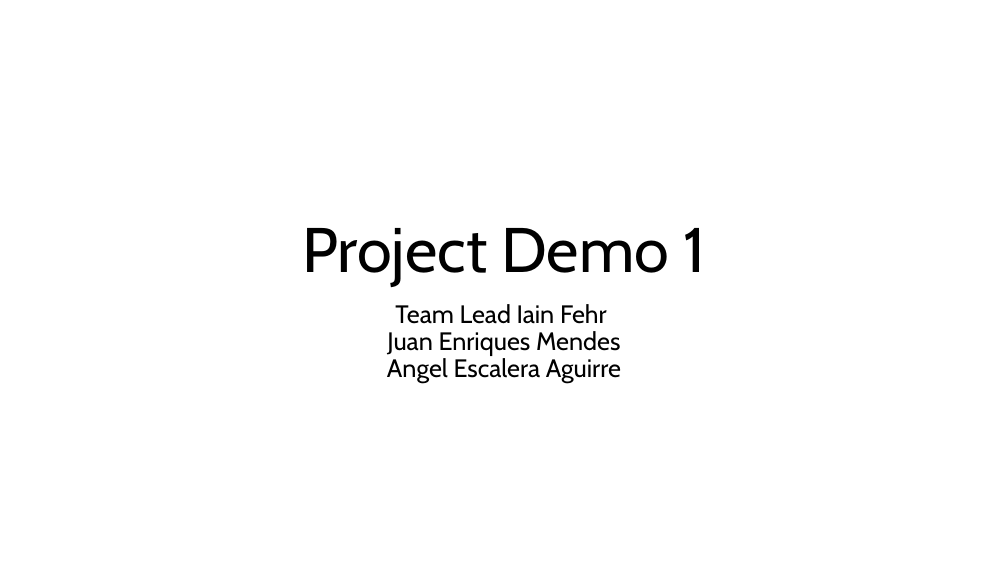
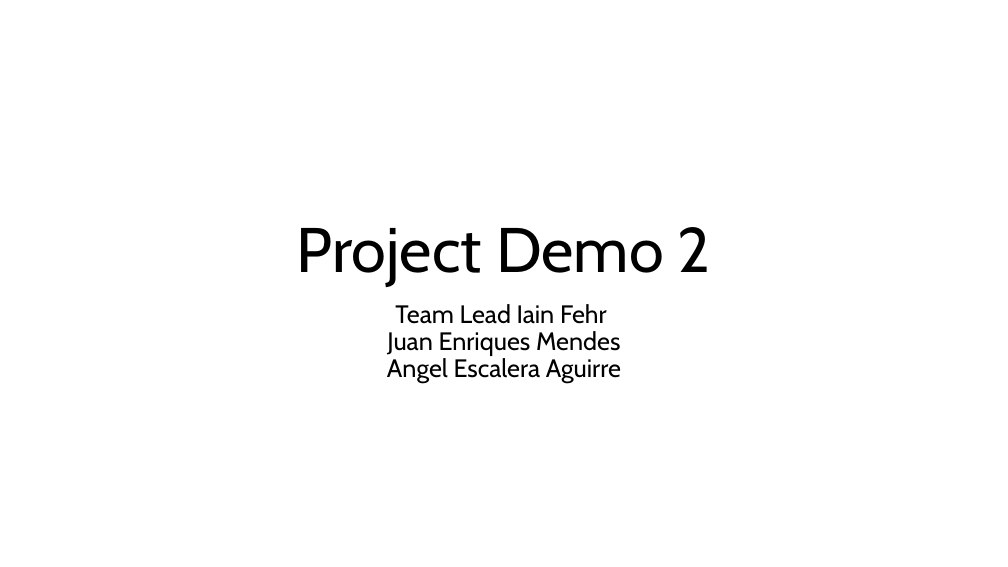
Before and after one commit to icfehr/Team_F_Project, a slide deck: slide 1 of DOC/Demo 2 Demonstration Files/Project Demo 2.pptx. Drawn at 1008x567 pixels with LibreOffice and Linux fonts; fonts in the diff are those of the drawing. Boxes give left, top, right and bottom in pixels: in the first picture for what was removed or moved away, otherwise in the second. Text is boxed around its words. In the diff, an @@ line names an element or a change of style, - is before the commit and + after.

```diff
--- a/DOC/Demo 2 Demonstration Files/Project Demo 2.pptx
+++ b/DOC/Demo 2 Demonstration Files/Project Demo 2.pptx
@@ title at bbox=[297, 227, 711, 287]: text changed @@
-Project Demo 1
+Project Demo 2
```
